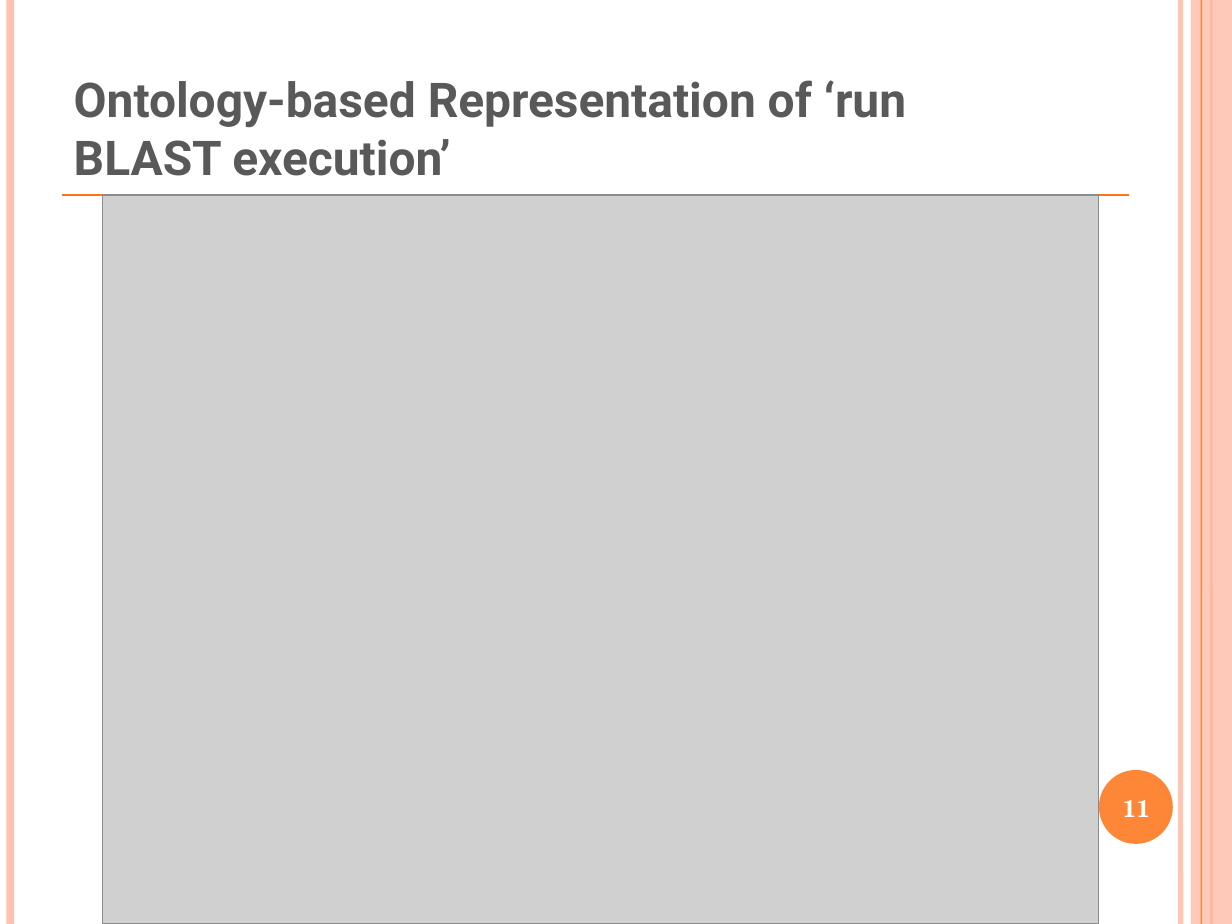
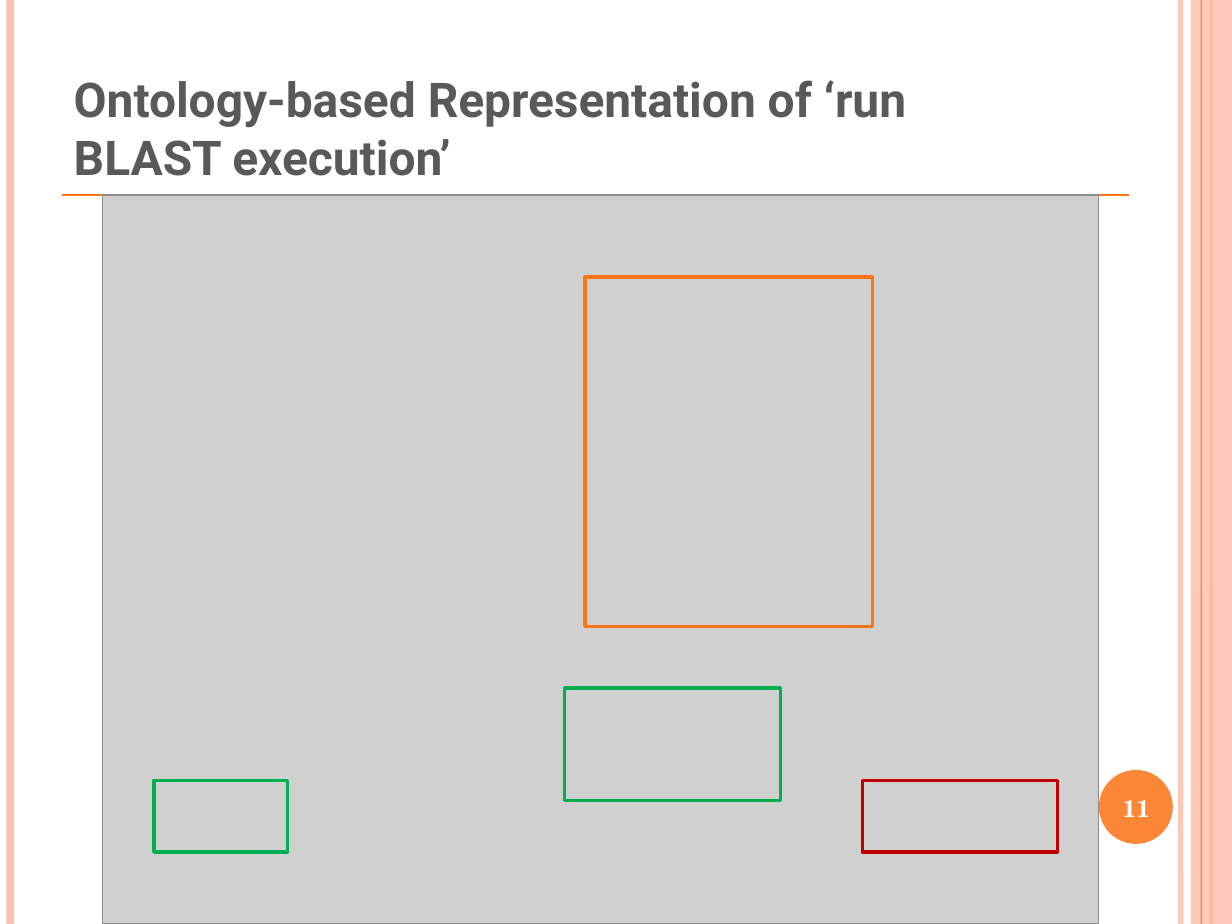
Before and after one commit to obi-ontology/obi-legacy-svn, a slide deck: slide 11 of trunk/docs/presentations/OBI workshop Oct 2011 Philly/WebService.pptx. Drawn at 1232x924 pixels with LibreOffice and Linux fonts; fonts in the diff are those of the drawing; grey boxes stand for pictures. Boxes give left, top, right and bottom in pixels: in the first picture for what was removed or moved away, otherwise in the second. Text is boxed around its words. In the diff, an @@ line names an element or a change of style, - is before the commit and + after.

Commit message:
make some minor changes

```diff
--- a/trunk/docs/presentations/OBI workshop Oct 2011 Philly/WebService.pptx
+++ b/trunk/docs/presentations/OBI workshop Oct 2011 Philly/WebService.pptx
@@ rectangle added at (585, 277, 872, 626), outline #FE7416 2 pt @@
@@ rectangle added at (564, 687, 780, 801), outline #00B050 2 pt @@
@@ rectangle added at (154, 780, 287, 851), outline #00B050 2 pt @@
@@ rectangle added at (862, 780, 1057, 851), outline #C00000 2 pt @@
```
Also in this commit, not shown: 1 other slide changed.
